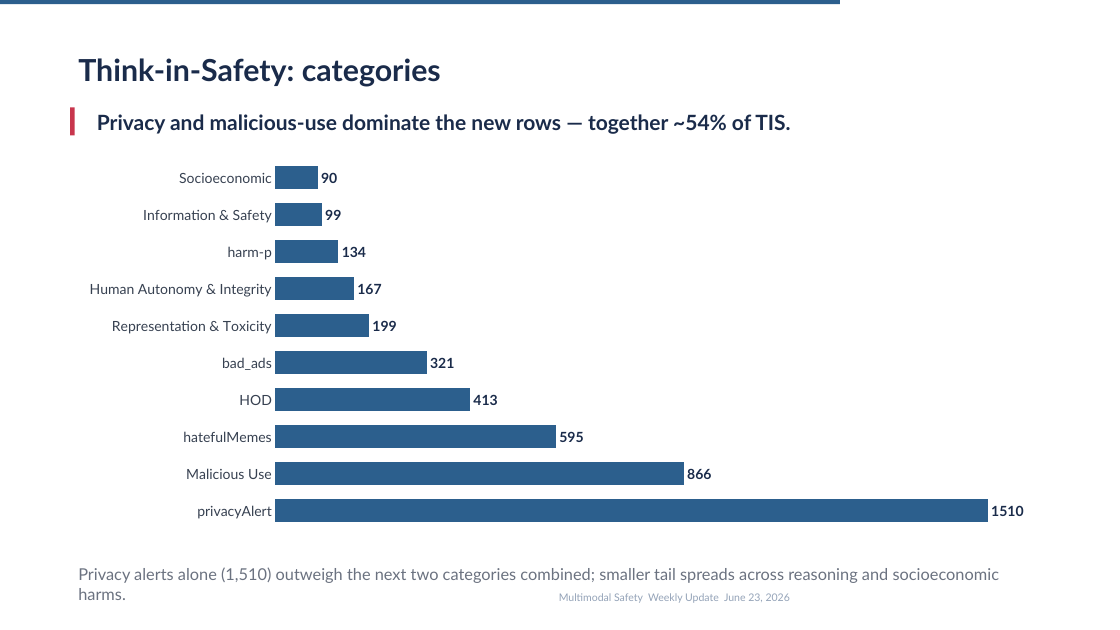
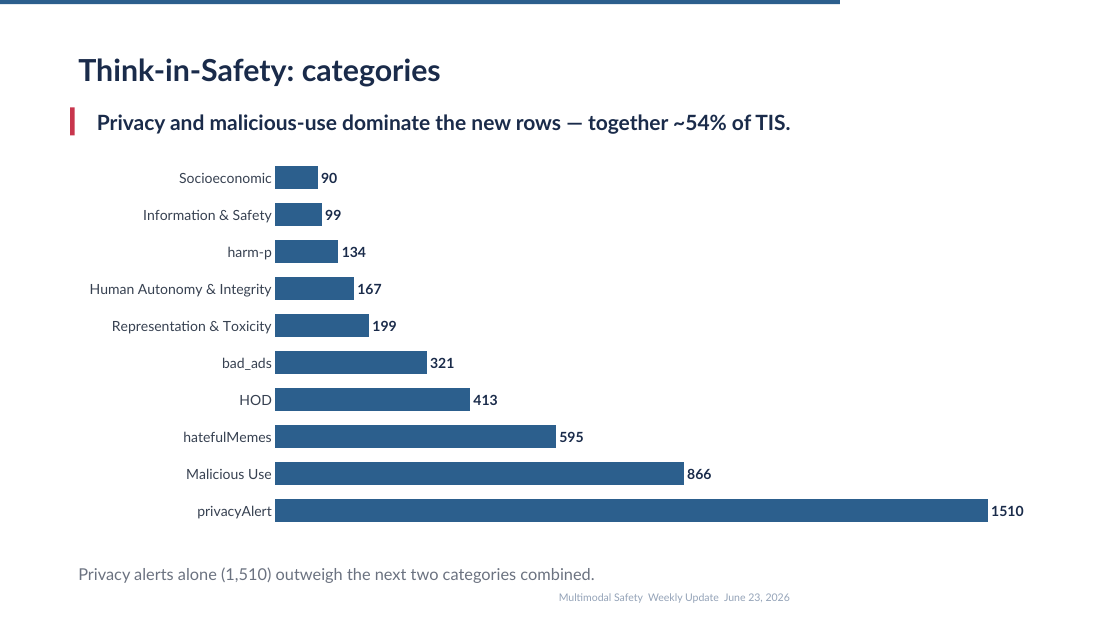
Before and after one commit to kunjcr2/A10-Internship-Progress, a slide deck: slide 7 of week-05/VLMSync4.pptx (slide 8 before the commit). Drawn at 1120x630 pixels with LibreOffice and Linux fonts; fonts in the diff are those of the drawing. Boxes give left, top, right and bottom in pixels: in the first picture for what was removed or moved away, otherwise in the second. Text is boxed around its words. In the diff, an @@ line names an element or a change of style, - is before the commit and + after.

```diff
--- a/week-05/VLMSync4.pptx
+++ b/week-05/VLMSync4.pptx
@@ text at (78, 567, 594, 583): text changed @@
-Privacy alerts alone (1,510) outweigh the next two categories combined; smaller tail spreads across reasoning and socioeconomic harms.
+Privacy alerts alone (1,510) outweigh the next two categories combined.
```
Also in this commit, not shown: 12 other slides changed, 1 slide added, 2 slides removed, 1 other file.
